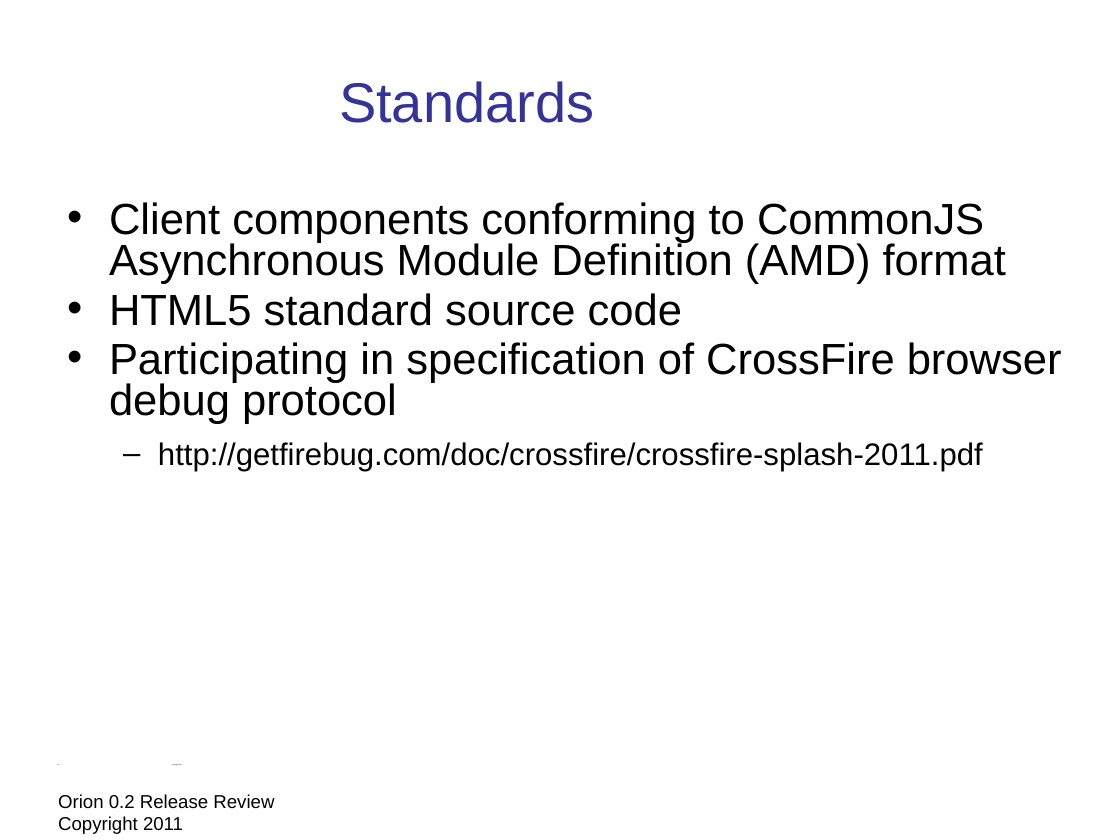
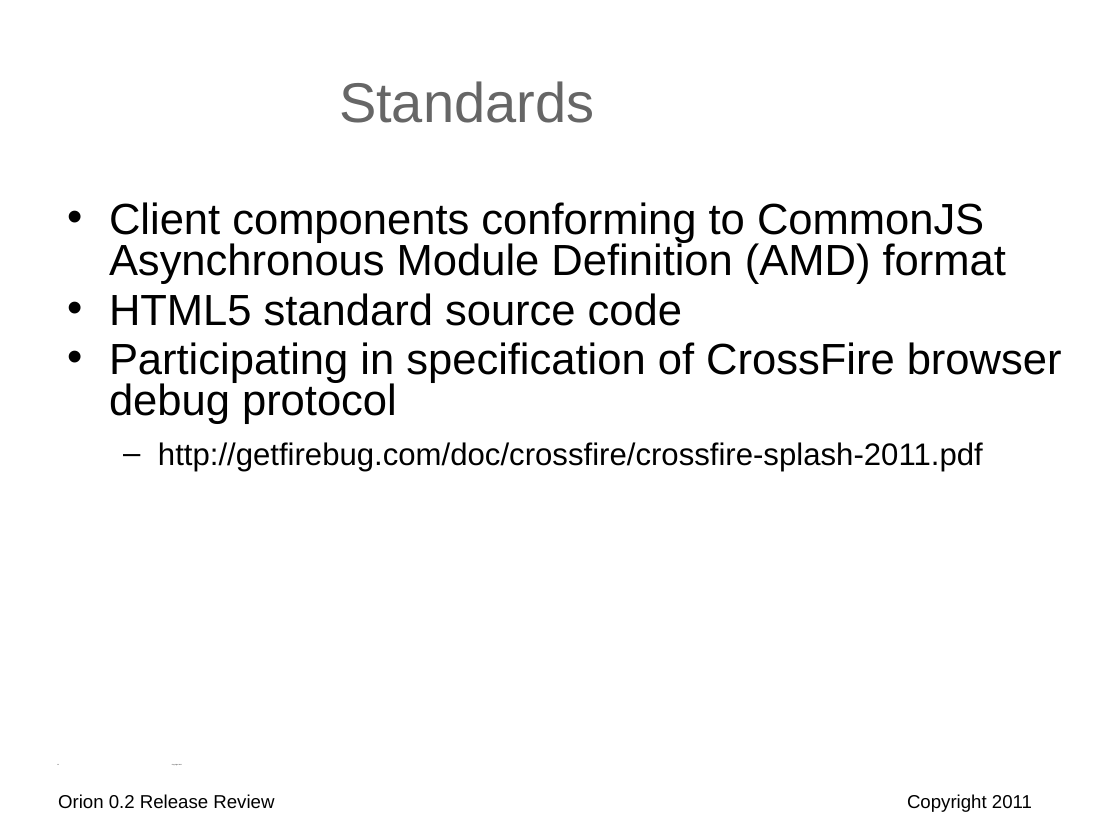
Before and after one commit to eclipse-platform/www.eclipse.org-eclipse-news, a slide deck: slide 12 of orion/reviews/orion-0-2-release-review.odp. Drawn at 1120x840 pixels with LibreOffice and Linux fonts; fonts in the diff are those of the drawing; background and template pictures are left out. Boxes give left, top, right and bottom in pixels: in the first picture for what was removed or moved away, otherwise in the second. Text is boxed around its words. In the diff, an @@ line names an element or a change of style, - is before the commit and + after.

```diff
--- a/orion/reviews/orion-0-2-release-review.odp
+++ b/orion/reviews/orion-0-2-release-review.odp
@@ title "Standards" at (x1=339, y1=81, x2=594, y2=123): text colour #333399 to #666666 @@
@@ text at (x1=58, y1=794, x2=274, y2=809): text changed @@
-Orion 0.2 Release Review Copyright 2011
+Orion 0.2 Release Review
@@ text added at (x1=907, y1=794, x2=1032, y2=812), 12 pt, text #000000 @@
+Copyright 2011
```
Also in this commit, not shown: 17 other slides changed, 1 other file.
